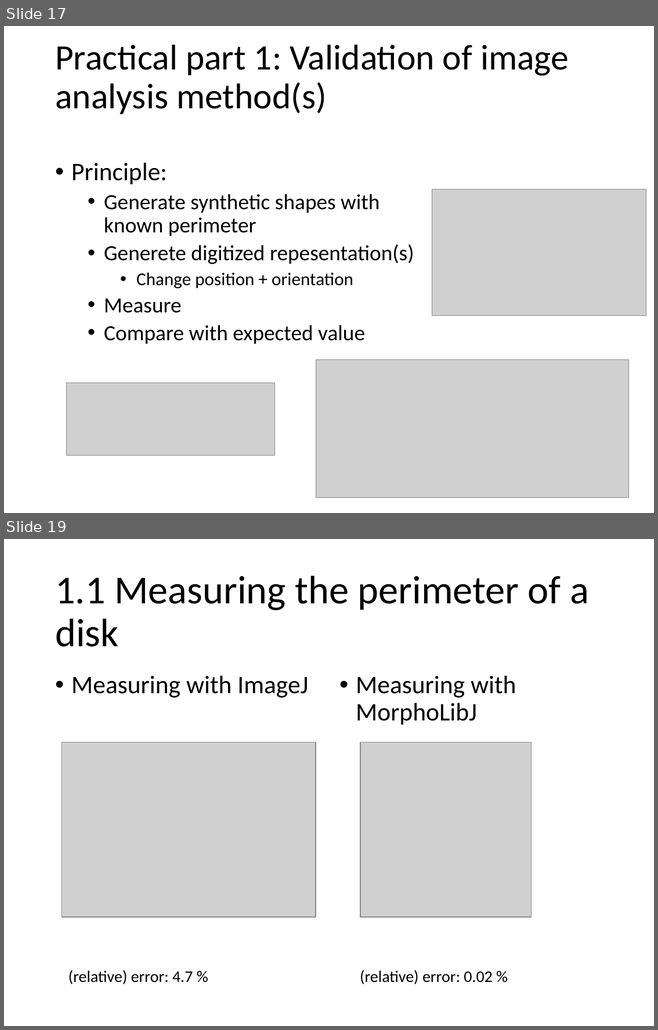
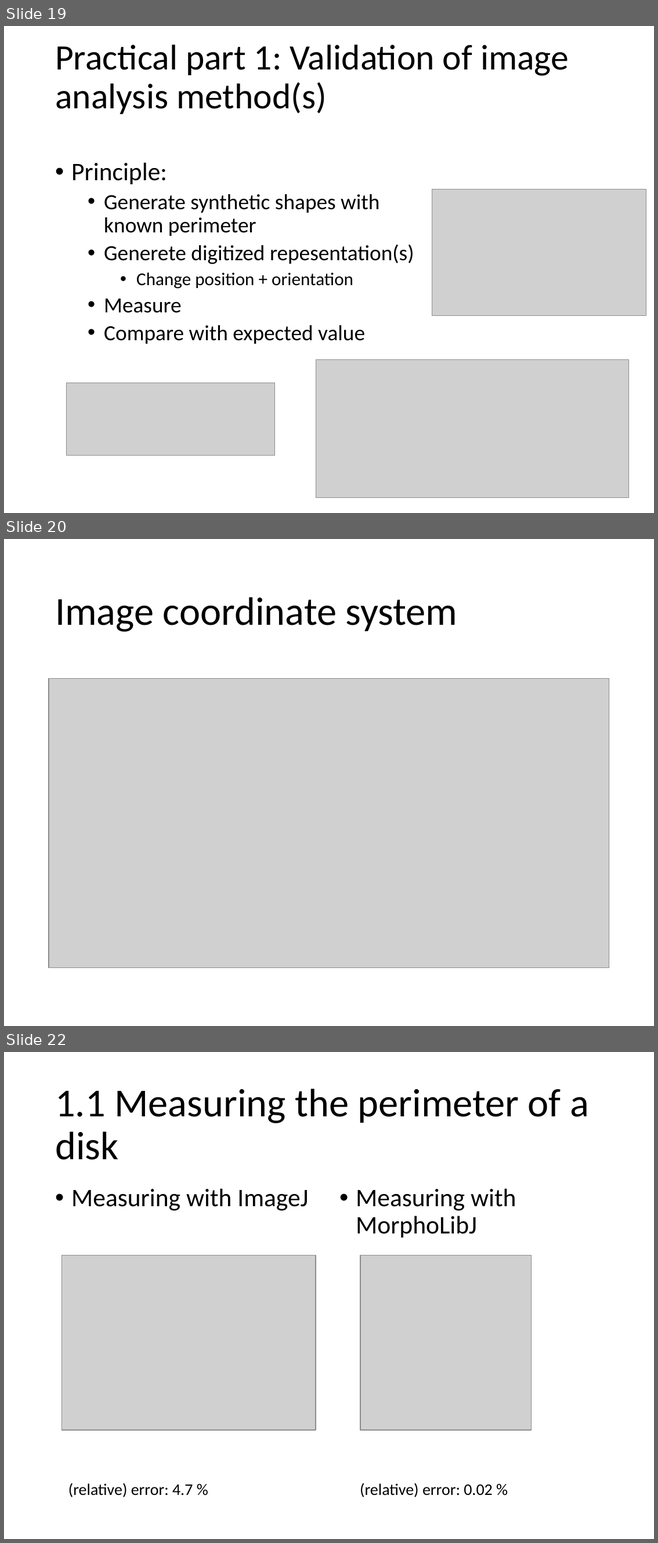
Before and after one commit to dlegland/image-analysis-practical-2023, a slide deck: practical/manual/ImageAnalysis-practical.pptx. Shown one above the other, each under a label of ours: slides 17 and 19 before the commit, slides 19, 20 and 22 after it; the slides between them are not shown. The pictures are 658x1030 and 658x1543 pixels, drawn with LibreOffice and Linux fonts; fonts in the diff are those of the drawing; grey boxes stand for pictures. Boxes give left, top, right and bottom in pixels: in the first picture for what was removed or moved away, otherwise in the second. Text is boxed around its words. In the diff, an @@ line names an element or a change of style, - is before the commit and + after.

```diff
--- a/practical/manual/ImageAnalysis-practical.pptx
+++ b/practical/manual/ImageAnalysis-practical.pptx
@@ slide 20 added at <box>4,539,654,1026</box>, background #FFFFFF @@
@@ title added at <box>55,597,458,632</box>, 44 pt, text #000000 @@
+Image coordinate system
@@ picture added at <box>49,679,609,968</box> @@
@@ what was slide 17 is now slide 19 @@
@@ what was slide 19 is now slide 22 @@
```
Also in this commit, not shown: 5 slides changed, 3 other slides added.
